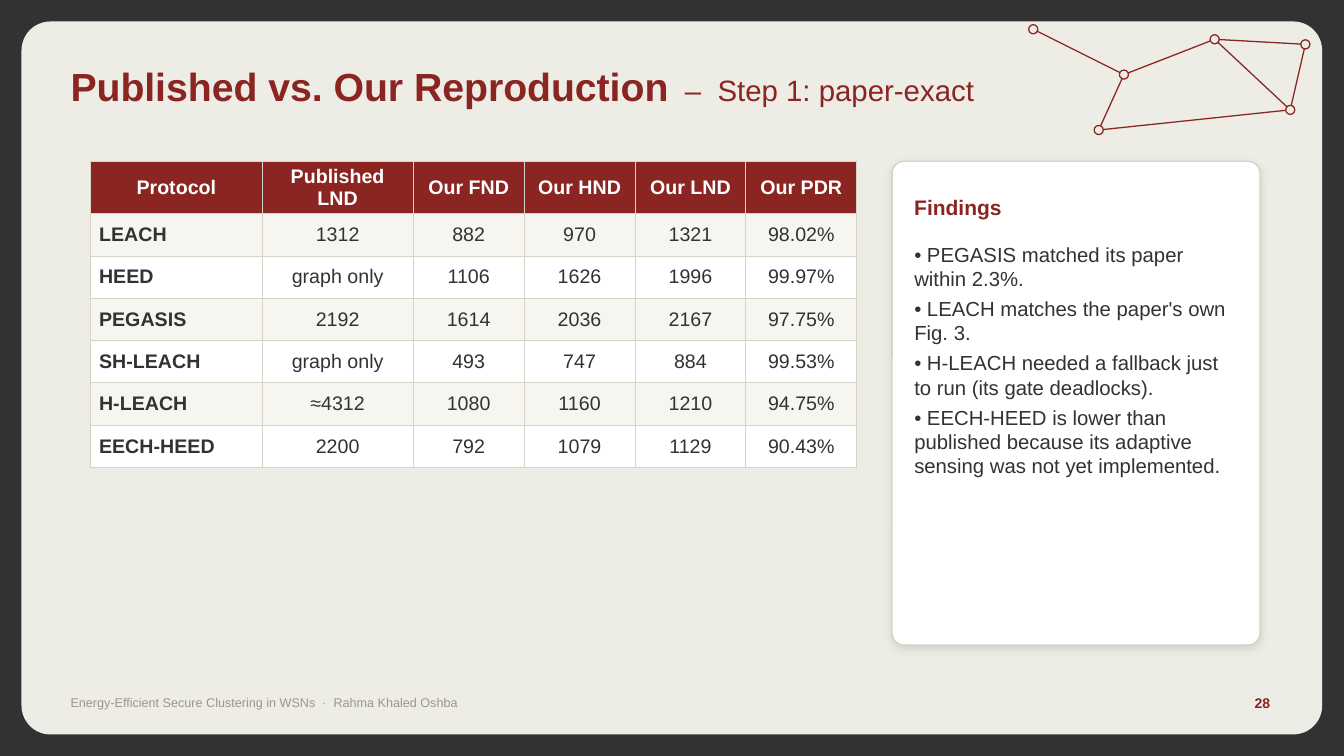
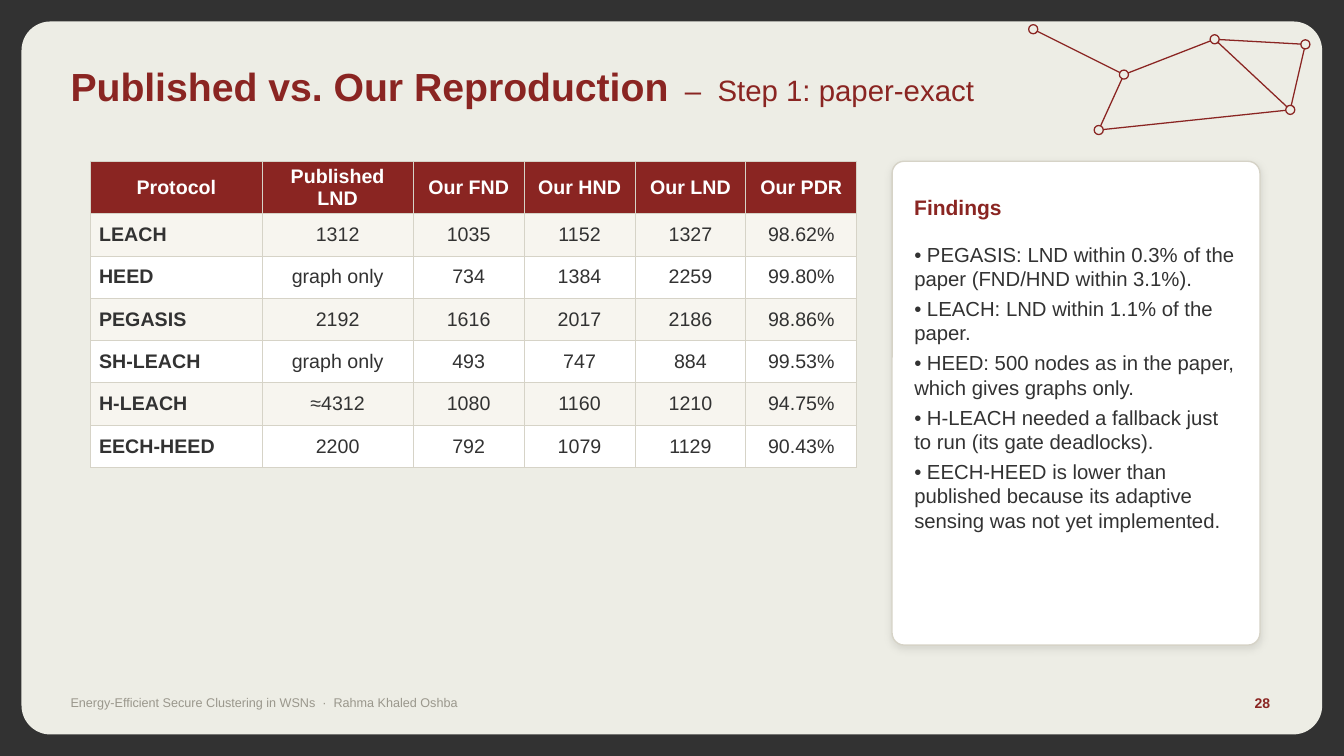
Before and after one commit to RahmaOshba/Routing-Protocols, a slide deck: slide 28 of thesis-final/Thesis_Defense_v8-Chain.pptx. Drawn at 1344x756 pixels with LibreOffice and Linux fonts; fonts in the diff are those of the drawing. Boxes give left, top, right and bottom in pixels: in the first picture for what was removed or moved away, otherwise in the second. Text is boxed around its words. In the diff, an @@ line names an element or a change of style, - is before the commit and + after.

```diff
--- a/thesis-final/Thesis_Defense_v8-Chain.pptx
+++ b/thesis-final/Thesis_Defense_v8-Chain.pptx
@@ table at <box>91,161,857,457</box> @@
-row 2: LEACH | 1312 | 882 | 970 | 1321 | 98.02%
+row 2: LEACH | 1312 | 1035 | 1152 | 1327 | 98.62%
-row 3: HEED | graph only | 1106 | 1626 | 1996 | 99.97%
+row 3: HEED | graph only | 734 | 1384 | 2259 | 99.80%
-row 4: PEGASIS | 2192 | 1614 | 2036 | 2167 | 97.75%
+row 4: PEGASIS | 2192 | 1616 | 2017 | 2186 | 98.86%
@@ text at <box>914,247,1234,400</box>: text changed @@
-• PEGASIS matched its paper within 2.3%.
-• LEACH matches the paper's own Fig. 3.
+• PEGASIS: LND within 0.3% of the paper (FND/HND within 3.1%).
+• LEACH: LND within 1.1% of the paper.
+• HEED: 500 nodes as in the paper, which gives graphs only.
```
Also in this commit, not shown: 5 other slides changed, 19 other files.
